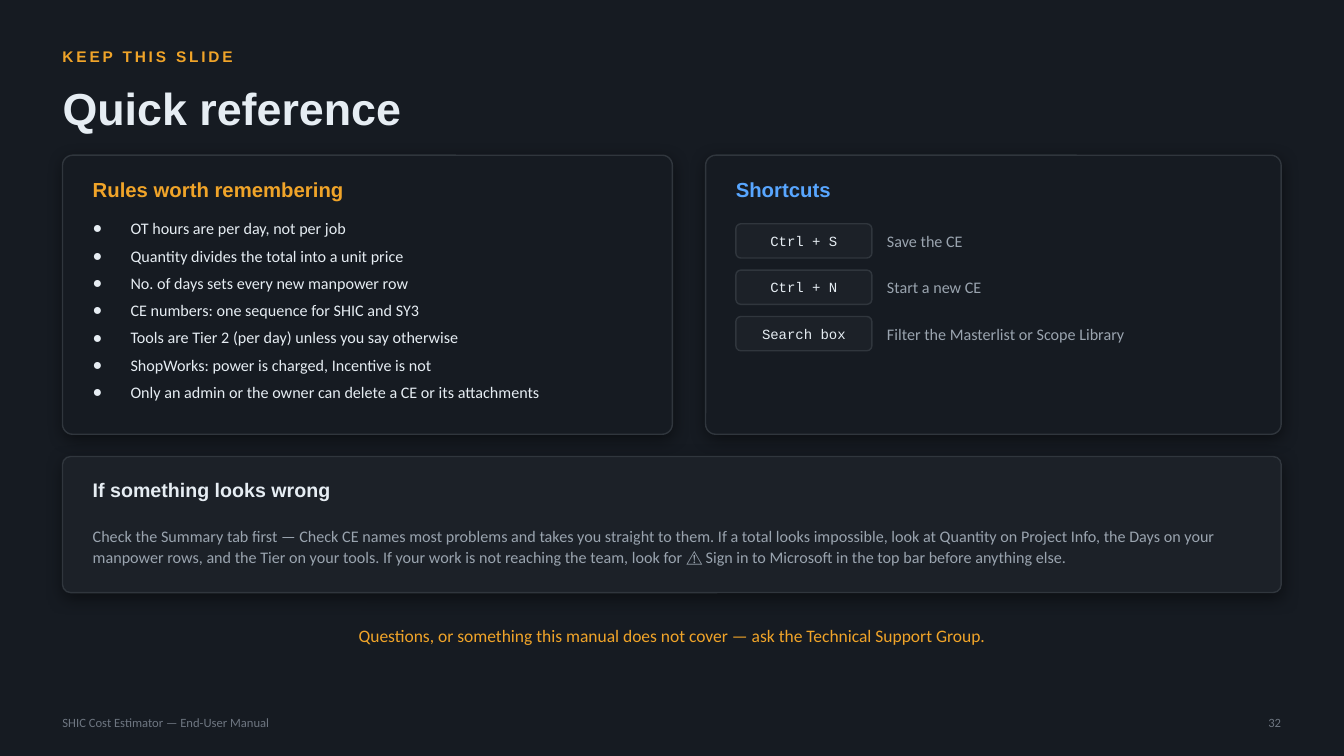
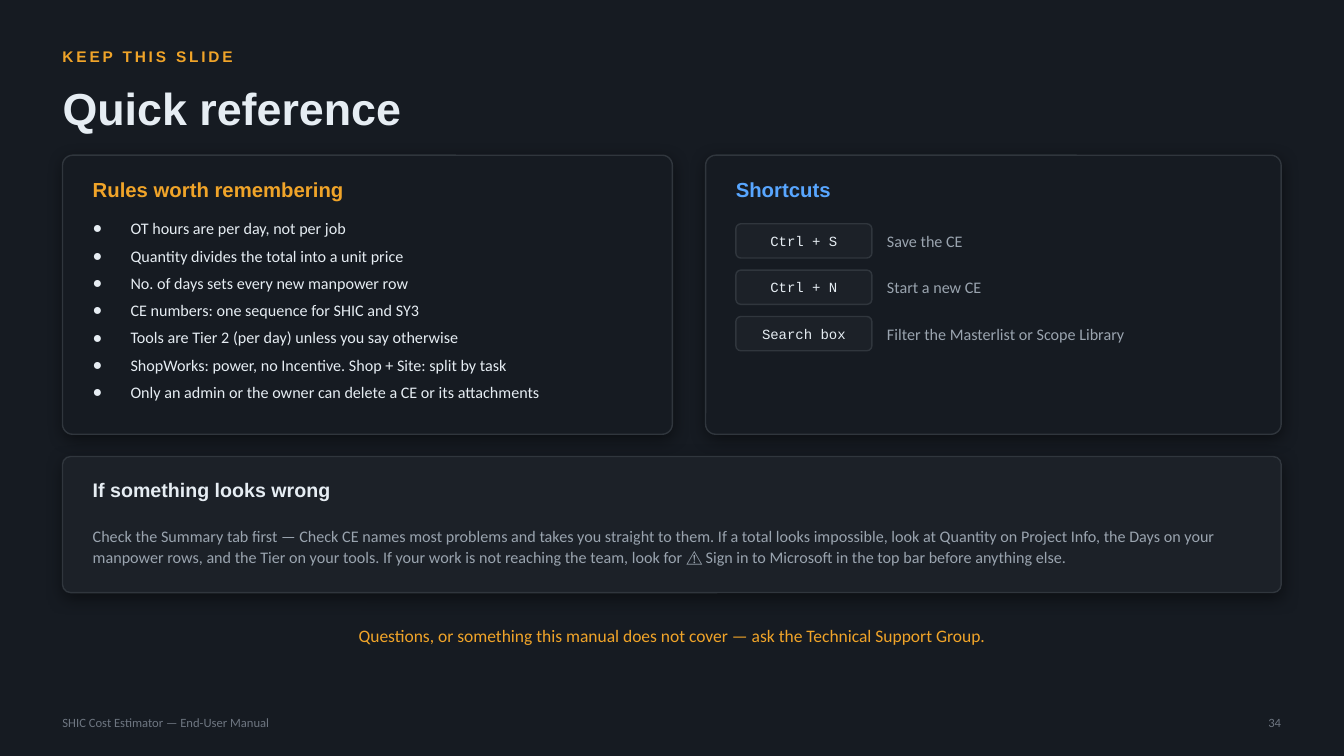
Before and after one commit to SYNERCORE/CostEstimation, a slide deck: slide 34 of docs/SHIC-Cost-Estimator-User-Manual.pptx (slide 32 before the commit). Drawn at 1344x756 pixels with LibreOffice and Linux fonts; fonts in the diff are those of the drawing. Boxes give left, top, right and bottom in pixels: in the first picture for what was removed or moved away, otherwise in the second. Text is boxed around its words. In the diff, an @@ line names an element or a change of style, - is before the commit and + after.

```diff
--- a/docs/SHIC-Cost-Estimator-User-Manual.pptx
+++ b/docs/SHIC-Cost-Estimator-User-Manual.pptx
@@ text at (x1=131, y1=360, x2=507, y2=374): text changed @@
-● ShopWorks: power is charged, Incentive is not
+● ShopWorks: power, no Incentive. Shop + Site: split by task
@@ text at (x1=1268, y1=719, x2=1281, y2=727): text changed @@
-32
+34
```
Also in this commit, not shown: 15 other slides changed, 2 slides added.
